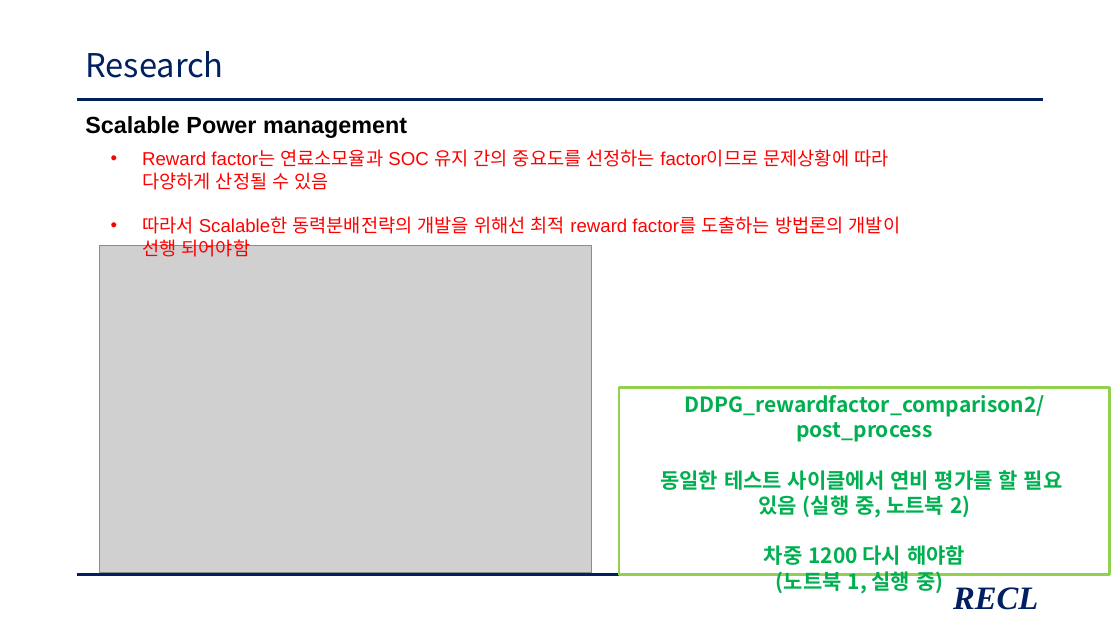
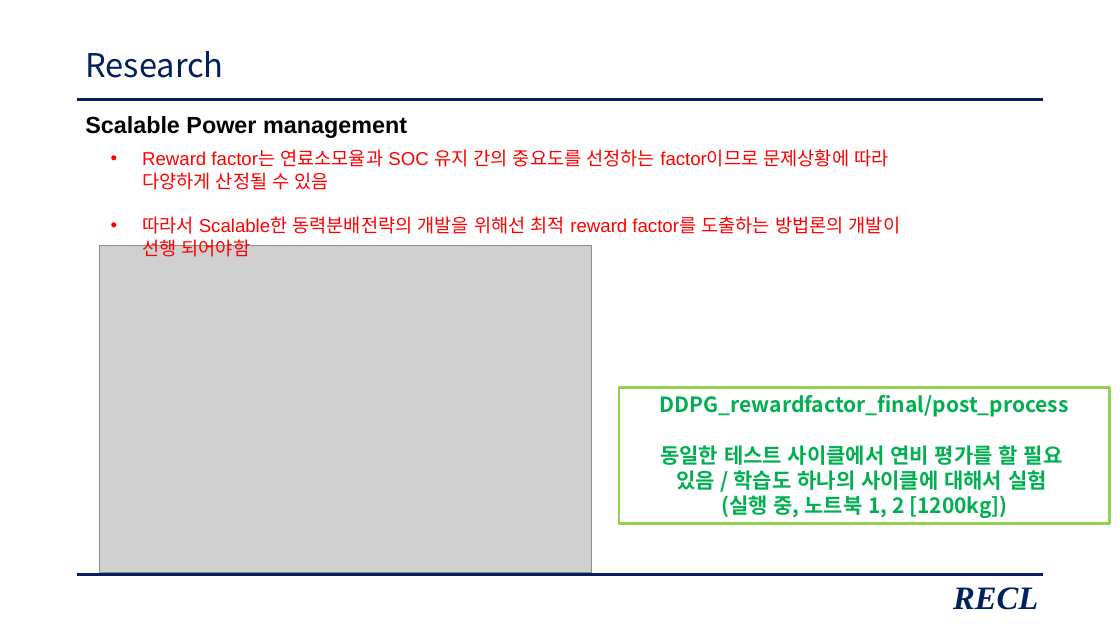
Before and after one commit to zidane89/experiment_essential, a slide deck: slide 30 of 발표자료_중안2.pptx. Drawn at 1120x630 pixels with LibreOffice and Linux fonts; fonts in the diff are those of the drawing; grey boxes stand for pictures. Boxes give left, top, right and bottom in pixels: in the first picture for what was removed or moved away, otherwise in the second. Text is boxed around its words. In the diff, an @@ line names an element or a change of style, - is before the commit and + after.

```diff
--- a/발표자료_중안2.pptx
+++ b/발표자료_중안2.pptx
@@ rectangle "DDPG_rewardfactor_final/post_process": place and size @@
-rectangle "DDPG_rewardfactor_final/post_process" at (619, 388, 1110, 575)
+rectangle "DDPG_rewardfactor_final/post_process" at (619, 388, 1110, 524)
@@ text in rectangle at (660, 395, 1069, 518): text changed @@
-DDPG_rewardfactor_comparison2/post_process
-동일한 테스트 사이클에서 연비 평가를 할 필요
-있음 (실행 중, 노트북 2)
-차중 1200 다시 해야함
-(노트북 1, 실행 중)
+DDPG_rewardfactor_final/post_process
+동일한 테스트 사이클에서 연비 평가를 할 필요
+있음 / 학습도 하나의 사이클에 대해서 실험
+(실행 중, 노트북 1, 2 [1200kg])
```
Also in this commit, not shown: 8 other slides changed.
